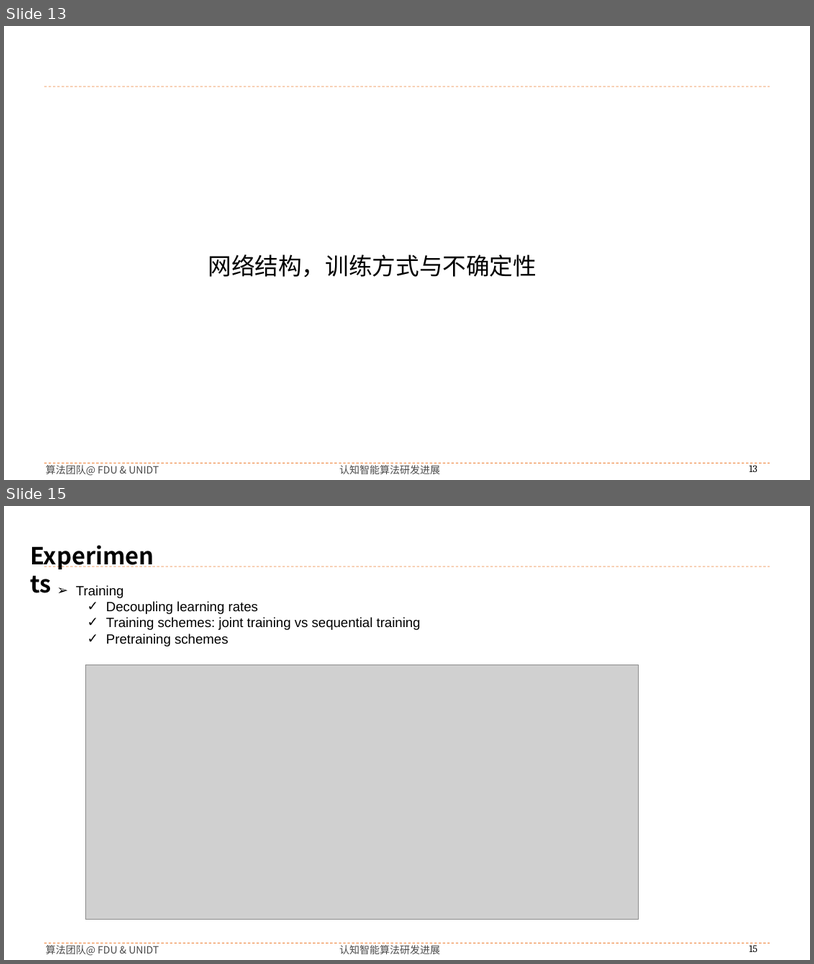
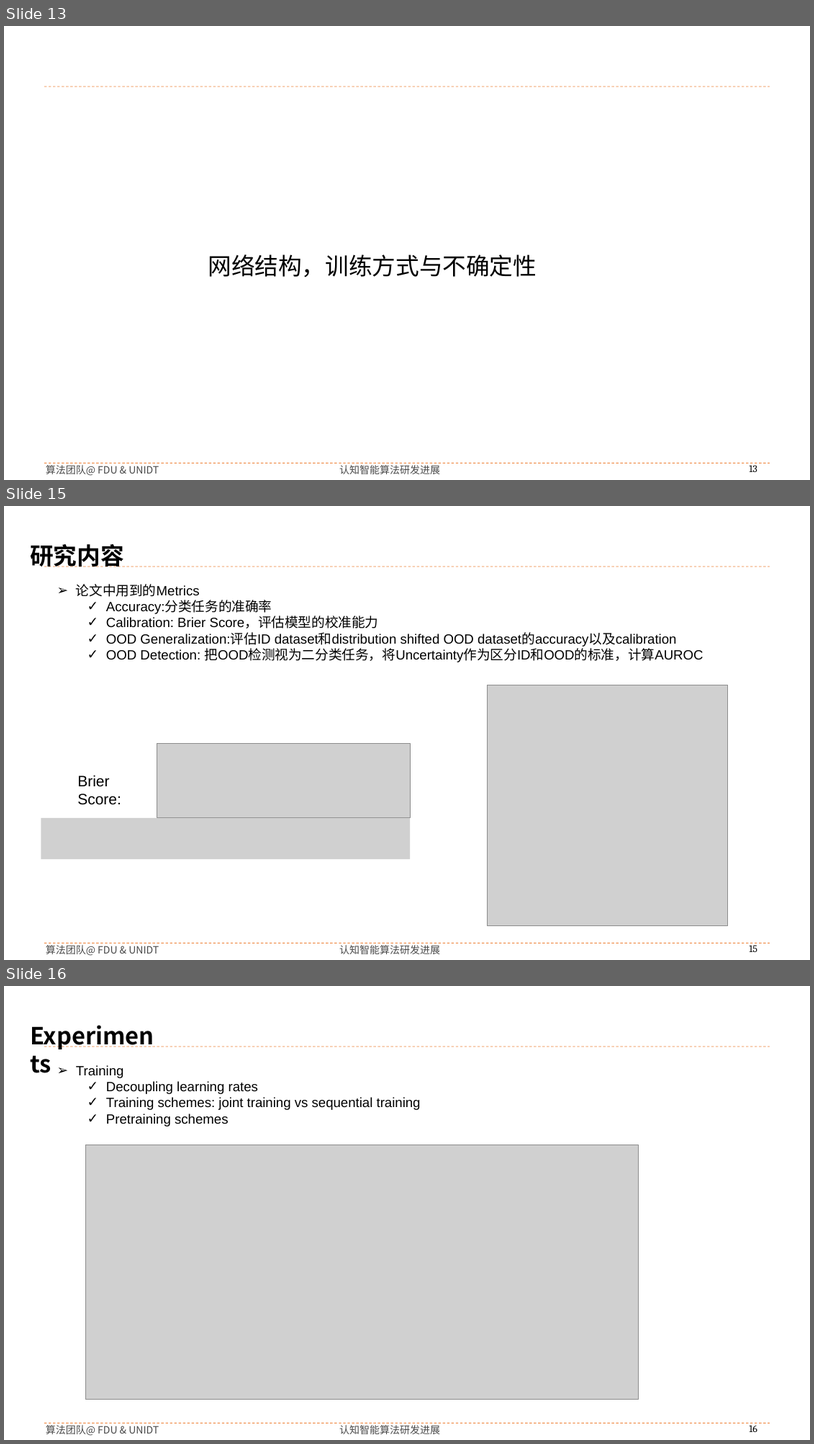
Before and after one commit to buyizhiyou/YYMUncertainty, a slide deck: pre/ddu_pre.pptx. Shown one above the other, each under a label of ours: slides 13 and 15 before the commit, slides 13, 15 and 16 after it; the slides between them are not shown. The pictures are 814x964 and 814x1444 pixels, drawn with LibreOffice and Linux fonts; fonts in the diff are those of the drawing; grey boxes stand for pictures; background and template pictures are left out. Boxes give left, top, right and bottom in pixels: in the first picture for what was removed or moved away, otherwise in the second. Text is boxed around its words. In the diff, an @@ line names an element or a change of style, - is before the commit and + after.

```diff
--- a/pre/ddu_pre.pptx
+++ b/pre/ddu_pre.pptx
@@ slide 15 added at box(4, 506, 810, 960), background #FFFFFF; not listed: 5 template elements that a slide beside it also shows @@
@@ text added at box(30, 544, 124, 567), 28 pt, text #000000, bold @@
+研究内容
@@ text added at box(76, 584, 704, 662), 16 pt, text #000000 @@
+➢ 论文中用到的Metrics
+  ✓ Accuracy:分类任务的准确率
+  ✓ Calibration: Brier Score，评估模型的校准能力
+  ✓ OOD Generalization:评估ID dataset和distribution shifted OOD dataset的accuracy以及calibration
+  ✓ OOD Detection: 把OOD检测视为二分类任务，将Uncertainty作为区分ID和OOD的标准，计算AUROC
@@ picture added at box(487, 685, 728, 925) @@
@@ picture added at box(157, 743, 410, 818) @@
@@ text added at box(77, 775, 121, 805), 18 pt, text #000000 @@
+Brier Score:
@@ picture added at box(41, 818, 410, 859) @@
@@ what was slide 15 is now slide 16 @@
@@ page number at box(749, 1422, 758, 1432): text changed @@
-15
+16
```
Also in this commit, not shown: 2 slides changed, 4 other files.
